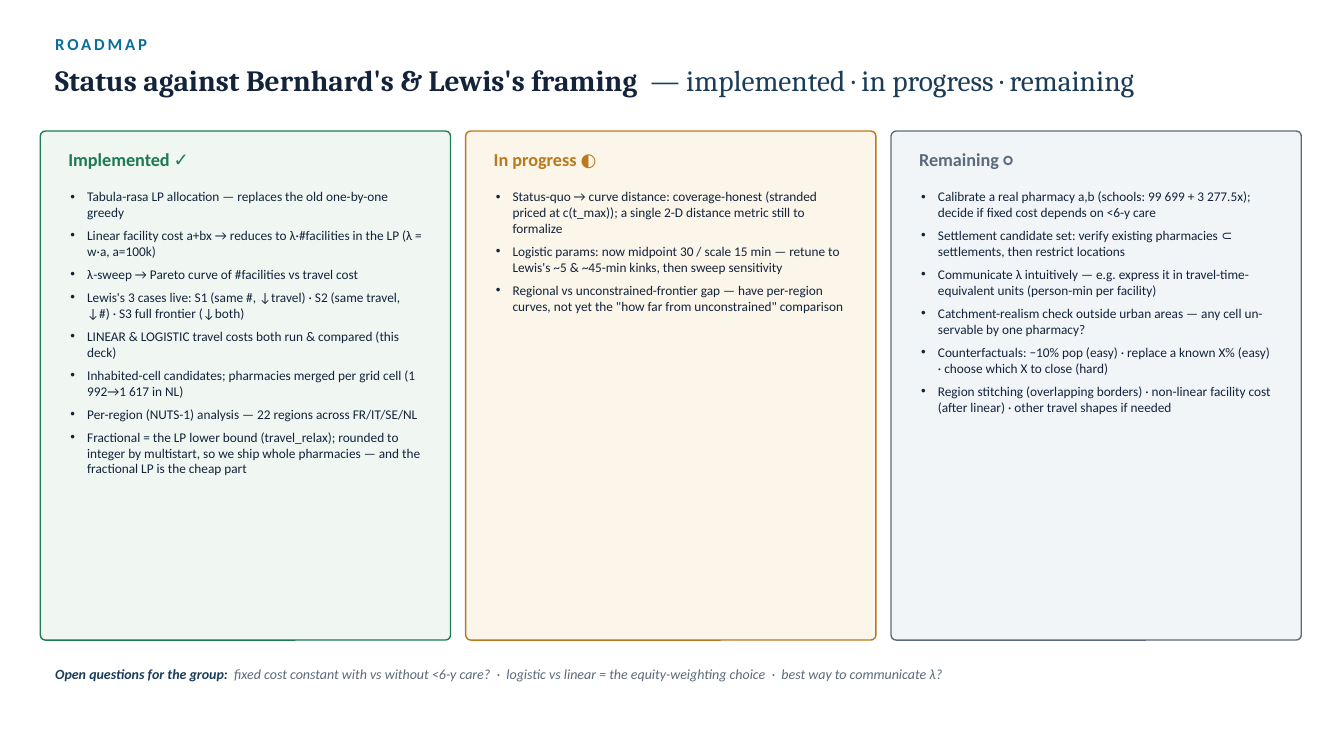
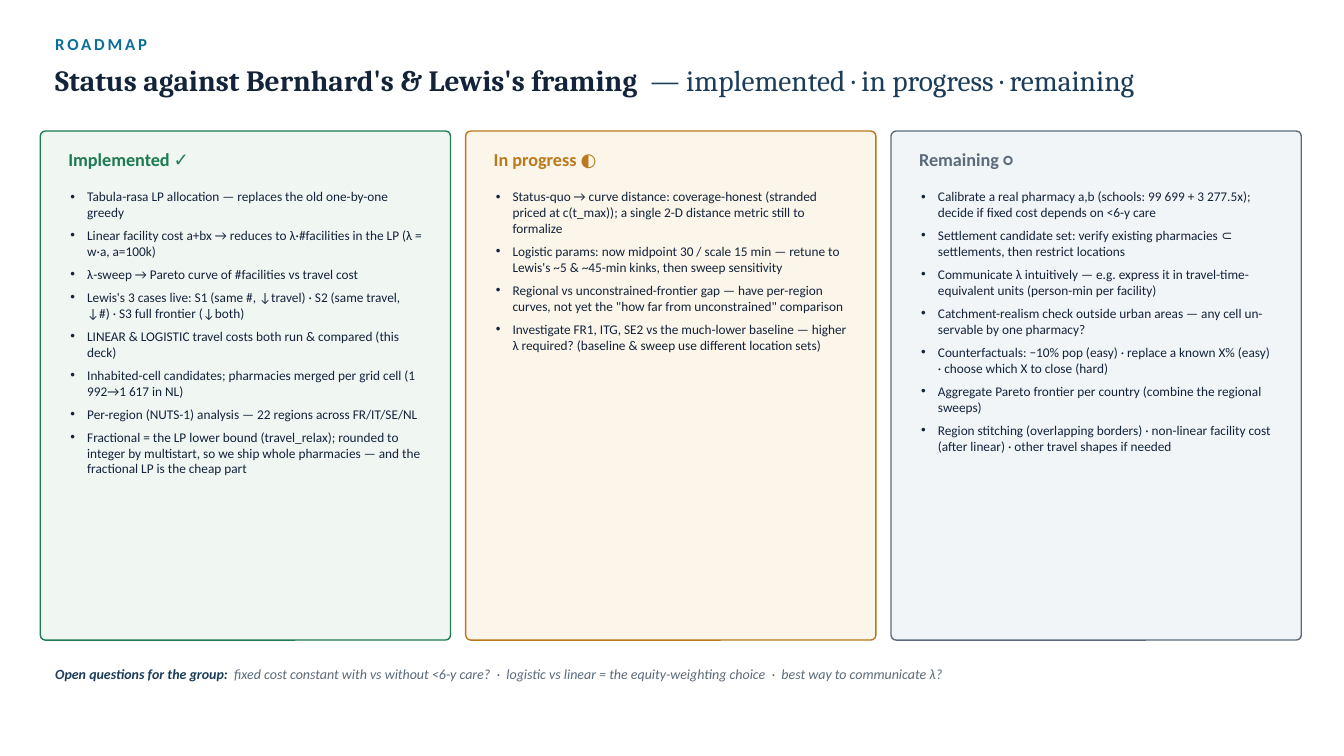
Before and after one commit to ObjectVision/NetworkModel_EU, a slide deck: slide 29 of doc/lambda_sweep5.pptx. Drawn at 1344x756 pixels with LibreOffice and Linux fonts; fonts in the diff are those of the drawing. Boxes give left, top, right and bottom in pixels: in the first picture for what was removed or moved away, otherwise in the second. Text is boxed around its words. In the diff, an @@ line names an element or a change of style, - is before the commit and + after.

```diff
--- a/doc/lambda_sweep5.pptx
+++ b/doc/lambda_sweep5.pptx
@@ text at (513,324,846,352): paragraph added @@
+• Investigate FR1, ITG, SE2 vs the much-lower baseline — higher λ required? (baseline & sweep use different location sets)
@@ text at (938,386,1262,414): paragraph added @@
+• Aggregate Pareto frontier per country (combine the regional sweeps)
```
Also in this commit, not shown: 1 other file.
